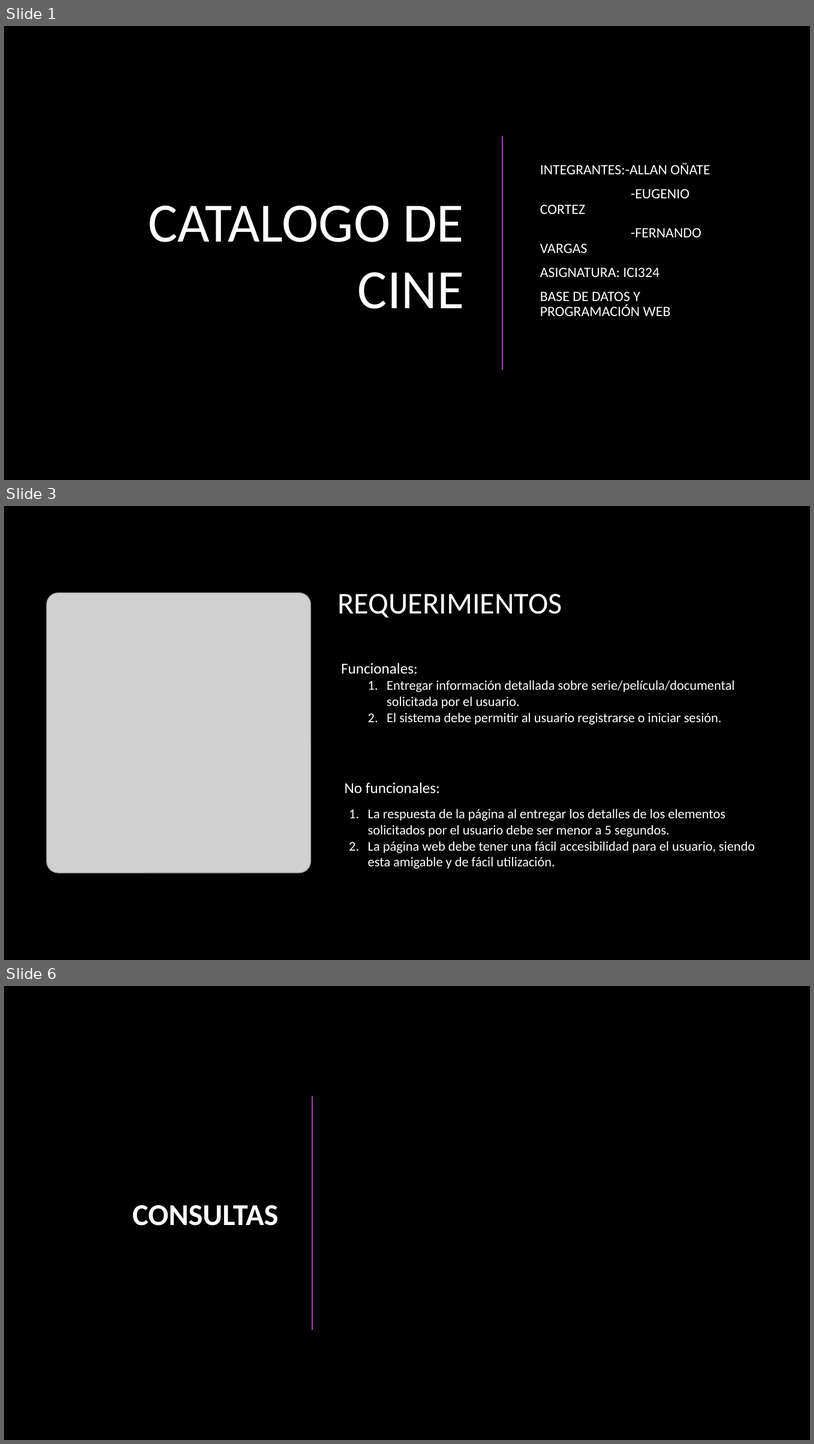
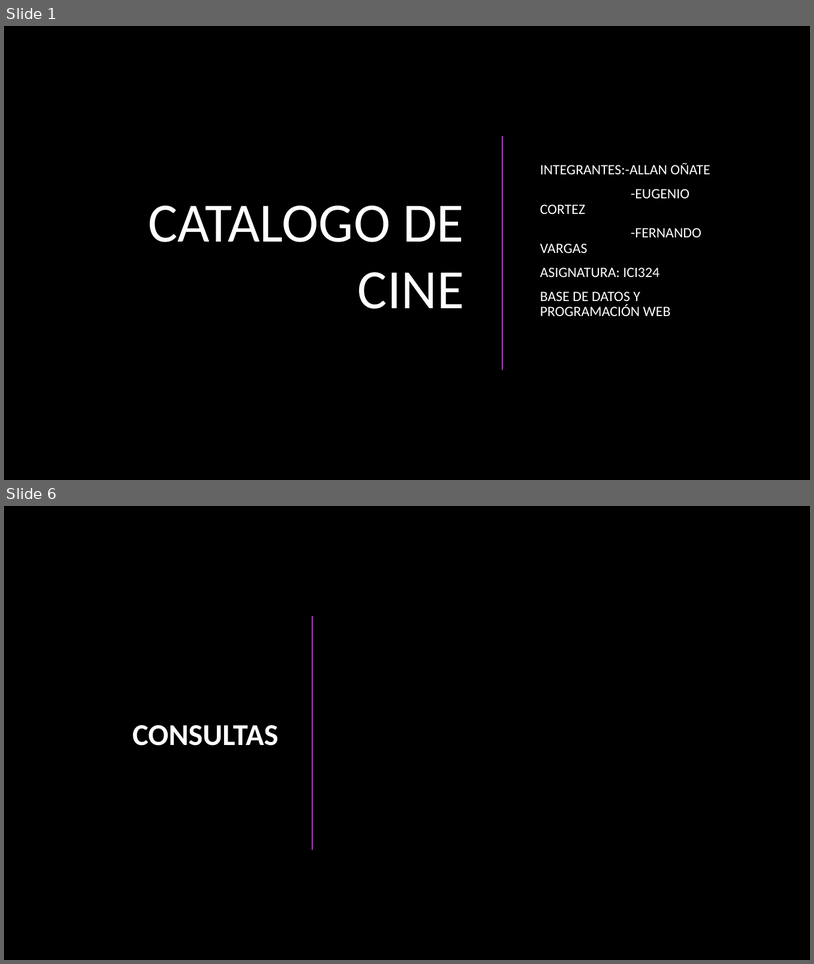
Before and after one commit to fervargasuv/Catalogo_video, a slide deck: Catalogo_cine.pptx. Shown one above the other, each under a label of ours: slides 1, 3 and 6 before the commit, slides 1 and 6 after it; the slides between them are not shown. The pictures are 814x1444 and 814x964 pixels, drawn with LibreOffice and Linux fonts; fonts in the diff are those of the drawing; grey boxes stand for pictures; background and template pictures are left out. Boxes give left, top, right and bottom in pixels: in the first picture for what was removed or moved away, otherwise in the second. Text is boxed around its words. In the diff, an @@ line names an element or a change of style, - is before the commit and + after.

```diff
--- a/Catalogo_cine.pptx
+++ b/Catalogo_cine.pptx
@@ slide 3 removed at (x1=4, y1=506, x2=810, y2=960), background picture (left out) @@
@@ picture removed at (x1=47, y1=592, x2=311, y2=873) @@
@@ title removed at (x1=338, y1=594, x2=562, y2=618) @@
-REQUERIMIENTOS
@@ text removed at (x1=341, y1=663, x2=755, y2=868) @@
-Funcionales:
-  1. Entregar información detallada sobre serie/película/documental solicitada por el usuario.
-  2. El sistema debe permitir al usuario registrarse o iniciar sesión.
-No funcionales:
-1. La respuesta de la página al entregar los detalles de los elementos solicitados por el usuario debe ser menor a 5 segundos.
-2. La página web debe tener una fácil accesibilidad para el usuario, siendo esta amigable y de fácil utilización.
```
Also in this commit, not shown: 2 slides changed, 3 slides added, 2 other slides removed, 5 other files.
